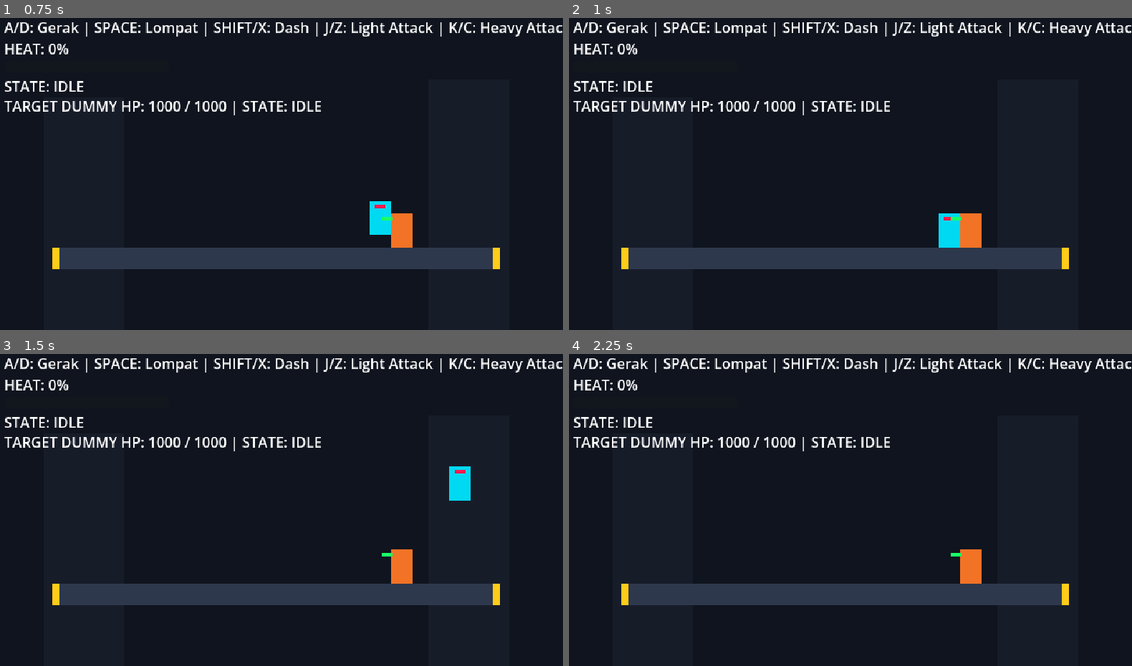
Above: before the commit, frames 1-4 (two rows, left to right).
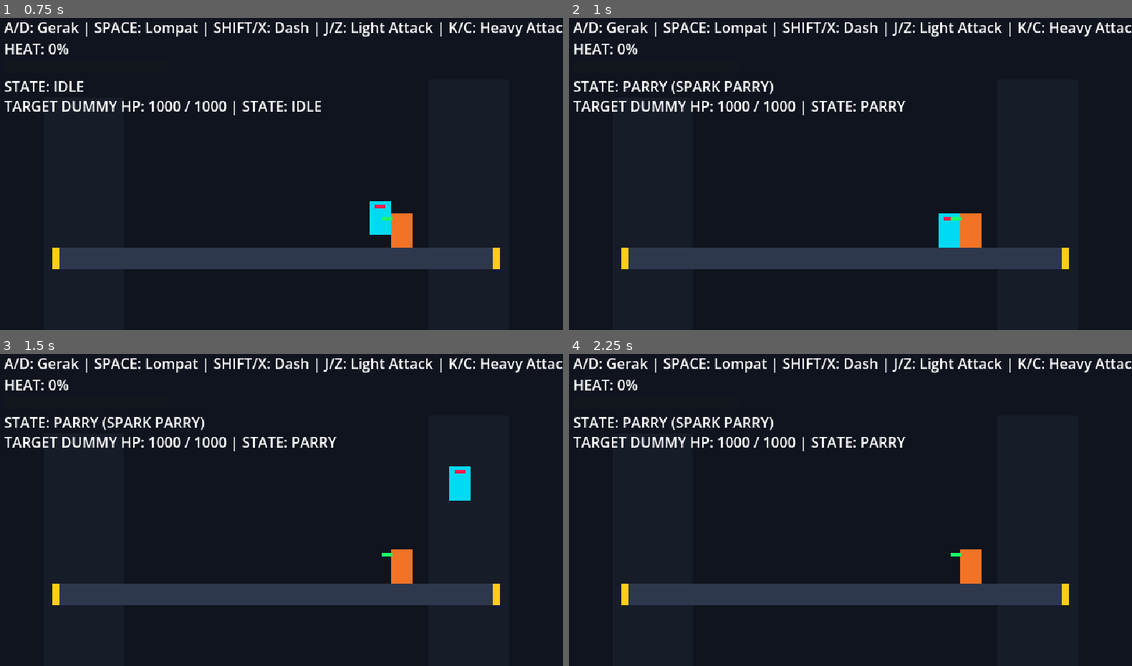
Above: after the commit, the same moments.

Repository: peterfernandochristian123-art/game
Game: Godot game, scene res://scenes/test_arena.tscn
Same seed, same stepped clock (60 frames per second), same inputs: the game is played once before the commit and once after it.
Inputs:
- Up to frame 1 (0.75 s): tap Enter (ui_accept) at 0.5 s; hold D (move_right) from 0.53 s (still down); hold Shift (dash) from 0.53 s (still down)
- Up to frame 2 (1 s): keep holding D (move_right); keep holding Shift (dash); tap Space (jump) at 0.77 s; tap L (parry, bound only after the commit) at 0.8 s
- Up to frame 3 (1.5 s): keep holding D (move_right); tap Space (jump) at 1.07 s; release Shift (dash) at 1.28 s; tap L (parry, bound only after the commit) at 1.35 s
- Up to frame 4 (2.25 s): tap Space (jump) at 1.52, 1.82 s; tap V at 1.55, 2.1 s; release D (move_right) at 2.03 s; hold A (move_left) from 2.03 s (still down); hold Space (jump) from 2.03 s (still down)

Frame 1 is identical in both runs. In frame 2, 0.7% of the frame differs, in the area x 9-60%, y 20-31%; in frame 3, 0.7%; in frame 4, 0.7%.

Commit message:
feat(epic-2): Implement Story 2.3 - Spark Parry System with Frame-Exact Window

Diff:
--- a/scripts/characters/base_mecha.gd
+++ b/scripts/characters/base_mecha.gd
@@ -5,6 +5,7 @@
 const StateMachine = preload("res://scripts/combat/fsm/state_machine.gd")
 const HeatComponentScript = preload("res://scripts/combat/components/heat_component.gd")
 const MeltdownState = preload("res://scripts/combat/fsm/meltdown_state.gd")
+const ParryState = preload("res://scripts/combat/fsm/parry_state.gd")
 
 ## Base Controller untuk Mecha Tempur dalam Fighting to Zero
 ## Mengintegrasikan Hierarchical State Machine (Mecha HSM), Physics 60 FPS, dan Orientasi Visual
@@ -18,9 +19,17 @@
 @export var max_hp: int = 1000
 @export var max_heat: float = 100.0
 
+@export_group("Ultimate Stats")
+@export var max_ultimate: float = CombatConstants.MAX_ULTIMATE
+
 var current_hp: int = 1000
 var heat_gauge: float = 0.0
+var current_ultimate: float = 0.0
 var facing_direction: int = 1 # 1: Kanan, -1: Kiri
+
+# Hitstop & Invulnerability Frames (Story 2.3)
+var hitstop_frames: int = 0
+var invulnerability_frames: int = 0
 
 # Dash State & Cooldown Variables (Story 1.2)
 var can_air_dash: bool = true
@@ -65,6 +74,12 @@
 		state_machine.add_child(meltdown_node)
 		state_machine.states[&"Meltdown"] = meltdown_node
 		meltdown_node.setup(self, state_machine)
+	if not state_machine.has_node("Parry"):
+		var parry_node := ParryState.new()
+		parry_node.name = "Parry"
+		state_machine.add_child(parry_node)
+		state_machine.states[&"Parry"] = parry_node
+		parry_node.setup(self, state_machine)
 
 func is_overclocked() -> bool:
 	return heat_component != null and heat_component.is_overclocked()
@@ -190,6 +205,17 @@
 	return hitbox != null and hitbox.monitoring
 
 func take_hit(attacker: Node2D, hit_data: Dictionary) -> void:
+	if invulnerability_frames > 0:
+		return
+
+	# Cek apakah sedang berada di ParryState dan jendela aktif parry terbuka (Story 2.3 AC 3)
+	if state_machine and state_machine.current_state and state_machine.current_state.name == &"Parry":
+		var parry_state = state_machine.current_state
+		if parry_state.has_method("is_parry_active") and parry_state.is_parry_active():
+			if parry_state.has_method("handle_parry_hit"):
+				parry_state.handle_parry_hit(attacker, hit_data)
+				return
+
 	var dmg: int = hit_data.get("damage", 40)
 
 	# Penalti Kerusakan Masuk Meltdown (+25% damage jika mecha sedang di MeltdownShutdown - Story 2.2 AC 3)
@@ -246,8 +272,17 @@
 		buffer.buffer_action(&"attack_light")
 	elif event.is_action_pressed("attack_heavy"):
 		buffer.buffer_action(&"attack_heavy")
+	elif event.is_action_pressed("parry"):
+		buffer.buffer_action(&"parry")
 
 func _physics_process(delta: float) -> void:
+	if invulnerability_frames > 0:
+		invulnerability_frames -= 1
+
+	if hitstop_frames > 0:
+		hitstop_frames -= 1
+		return
+
 	tick_cooldowns()
 
 	# Deteksi pelepasan kontak platform tanpa lompat (Ledge Departure -> Coyote Time AC 2)
@@ -314,6 +349,25 @@
 	if Input.is_action_just_pressed("attack_heavy"):
 		return true
 	return has_buffered_action(&"attack_heavy")
+
+func is_parry_requested() -> bool:
+	if Input.is_action_just_pressed("parry"):
+		return true
+	return has_buffered_action(&"parry")
+
+func apply_hitstop(frames: int) -> void:
+	hitstop_frames = max(hitstop_frames, frames)
+
+func grant_invulnerability(frames: int) -> void:
+	invulnerability_frames = max(invulnerability_frames, frames)
+
+func add_ultimate(amount: float) -> void:
+	current_ultimate = clampf(current_ultimate + amount, 0.0, max_ultimate)
+
+func drain_ultimate(amount: float) -> float:
+	var actual_drain: float = minf(current_ultimate, amount)
+	current_ultimate = maxf(0.0, current_ultimate - actual_drain)
+	return actual_drain
 
 func can_dash() -> bool:
 	return dash_cooldown_frames <= 0
@@ -407,6 +461,8 @@
 	_bind_key("attack_light", KEY_Z)
 	_bind_key("attack_heavy", KEY_K)
 	_bind_key("attack_heavy", KEY_C)
+	_bind_key("parry", KEY_L)
+	_bind_key("parry", KEY_V)
 
 func _bind_key(action: StringName, key: Key) -> void:
 	if not InputMap.has_action(action):
@@ -438,6 +494,8 @@
 			state_text += " (OVERCLOCK BUFF ACTIVE)"
 		elif state_machine.current_state.name == &"Meltdown":
 			state_text += " (PENALTY +25% DMG TAKEN)"
+		elif state_machine.current_state.name == &"Parry":
+			state_text += " (SPARK PARRY)"
 		status_label.text = "STATE: %s" % state_text
 	var dummy := get_node_or_null("../DummyTarget") as CharacterBody2D
 	var dummy_label := get_node_or_null("../UI/HUD/DummyHPLabel") as Label
--- a/scripts/combat/combat_constants.gd
+++ b/scripts/combat/combat_constants.gd
@@ -35,6 +35,16 @@
 const OVERCLOCK_DAMAGE_MULTIPLIER: float = 1.2
 const MELTDOWN_DAMAGE_RECEIVED_MULTIPLIER: float = 1.25
 const MELTDOWN_DURATION_FRAMES: int = 90
+
+# Spark Parry & Ultimate Parameters (Story 2.3)
+const SPARK_PARRY_STARTUP_FRAMES: int = 1
+const SPARK_PARRY_ACTIVE_FRAMES: int = 4 # Window aktif: frame 2 hingga frame 5
+const SPARK_PARRY_RECOVERY_FRAMES: int = 14 # Whiff recovery: frame 6 hingga frame 19
+const SPARK_PARRY_TOTAL_FRAMES: int = 19
+const SPARK_PARRY_HITSTOP_FRAMES: int = 12
+const SPARK_PARRY_HEAT_COOLING: float = 20.0
+const SPARK_PARRY_ULTIMATE_STEAL: float = 15.0
+const MAX_ULTIMATE: float = 100.0
 
 # Toleransi Input (Buffer & Coyote Time)
 const INPUT_BUFFER_WINDOW_FRAMES: int = 5
--- a/scripts/combat/fsm/idle_state.gd
+++ b/scripts/combat/fsm/idle_state.gd
@@ -11,6 +11,10 @@
 		character.velocity.x = 0.0
 
 	# Langsung eksekusi aksi buffer pada frame pertama actionable (AC 1)
+	if _is_parry_pressed():
+		_consume_buffered_action(&"parry")
+		state_machine.change_state(&"Parry")
+		return
 	if _is_attack_heavy_pressed():
 		_consume_buffered_action(&"attack_heavy")
 		if character and character.has_method("request_attack"):
@@ -37,6 +41,12 @@
 	# Cek apakah mecha kehilangan pijakan tanah
 	if not character.is_on_floor():
 		state_machine.change_state(&"Fall")
+		return
+
+	# Cek input parry (Story 2.3)
+	if _is_parry_pressed():
+		_consume_buffered_action(&"parry")
+		state_machine.change_state(&"Parry")
 		return
 
 	# Cek input serangan (Heavy / Light)
@@ -106,6 +116,11 @@
 		return character.is_attack_light_requested()
 	return Input.is_action_just_pressed("attack_light")
 
+func _is_parry_pressed() -> bool:
+	if character and character.has_method("is_parry_requested"):
+		return character.is_parry_requested()
+	return Input.is_action_just_pressed("parry")
+
 func _consume_buffered_action(action_name: StringName) -> void:
 	if character and character.has_method("try_consume_buffered_action"):
 		character.try_consume_buffered_action(action_name)
--- /dev/null
+++ b/scripts/combat/fsm/parry_state.gd
@@ -0,0 +1,99 @@
+class_name ParryState
+extends "res://scripts/combat/fsm/base_state.gd"
+
+const CombatConstants = preload("res://scripts/combat/combat_constants.gd")
+
+## State Mecha saat mengeksekusi Spark Parry (Tangkisan Presisi Baja)
+## Jendela Aktif: Frame 2..5 (4 frame aktif)
+## Whiff Recovery: Frame 6..19 (14 frame rentan Counter-Hit)
+## Total Whiff: 19 frame, kembali ke Idle pada frame 20
+
+var current_frame_in_state: int = 0
+var parry_succeeded: bool = false
+
+func enter() -> void:
+	current_frame_in_state = 0
+	parry_succeeded = false
+	if character:
+		character.velocity.x = 0.0
+	if OS.is_debug_build():
+		print("[STATE][%s] Memasuki ParryState (Spark Parry)." % (character.name if character else "Unknown"))
+
+func exit() -> void:
+	current_frame_in_state = 0
+	parry_succeeded = false
+
+func physics_update(_delta: float) -> void:
+	if not character:
+		return
+
+	# Mecha harus tetap di darat selama parry
+	if not character.is_on_floor():
+		state_machine.change_state(&"Fall")
+		return
+
+	current_frame_in_state += 1
+
+	# Setelah 19 frame whiff selesai, kembali ke Idle
+	if current_frame_in_state > CombatConstants.SPARK_PARRY_TOTAL_FRAMES:
+		state_machine.change_state(&"Idle")
+
+## Mengembalikan true jika saat ini berada pada frame aktif tangkisan (Frame 2 hingga Frame 5)
+func is_parry_active() -> bool:
+	return (
+		current_frame_in_state >= (CombatConstants.SPARK_PARRY_STARTUP_FRAMES + 1)
+		and current_frame_in_state <= (CombatConstants.SPARK_PARRY_STARTUP_FRAMES + CombatConstants.SPARK_PARRY_ACTIVE_FRAMES)
+	)
+
+## Mengembalikan true jika saat ini mecha dalam kondisi recovery whiff dan rentan Counter-Hit (Frame 6 hingga 19)
+func is_counter_hit_vulnerable() -> bool:
+	var start_recovery: int = CombatConstants.SPARK_PARRY_STARTUP_FRAMES + CombatConstants.SPARK_PARRY_ACTIVE_FRAMES + 1
+	return (
+		current_frame_in_state >= start_recovery
+		and current_frame_in_state <= CombatConstants.SPARK_PARRY_TOTAL_FRAMES
+	)
+
+## Menangani benturan serangan musuh saat parry aktif
+## Mengembalikan true jika parry sukses menyerap dan membatalkan serangan
+func handle_parry_hit(attacker: Node2D, _hit_data: Dictionary) -> bool:
+	if not is_parry_active():
+		return false
+
+	parry_succeeded = true
+
+	# 1. Bekukan (hitstop) penyerang selama 12 frame
+	if attacker and attacker.has_method("apply_hitstop"):
+		attacker.apply_hitstop(CombatConstants.SPARK_PARRY_HITSTOP_FRAMES)
+
+	var bus = character.get_node_or_null("/root/EventBus")
+	if is_instance_valid(bus):
+		bus.hitstop_requested.emit(CombatConstants.SPARK_PARRY_HITSTOP_FRAMES)
+		bus.parry_triggered.emit(character, attacker)
+	elif is_instance_valid(EventBus):
+		EventBus.hitstop_requested.emit(CombatConstants.SPARK_PARRY_HITSTOP_FRAMES)
+		EventBus.parry_triggered.emit(character, attacker)
+
+	# 2. Curi 15% Ultimate meter lawan
+	if attacker and attacker.has_method("drain_ultimate"):
+		attacker.drain_ultimate(CombatConstants.SPARK_PARRY_ULTIMATE_STEAL)
+	if character and character.has_method("add_ultimate"):
+		character.add_ultimate(CombatConstants.SPARK_PARRY_ULTIMATE_STEAL)
+
+	# 3. Pendinginan suhu termal mecha sendiri sebesar -20%
+	if character and character.has_method("add_heat"):
+		character.add_heat(-CombatConstants.SPARK_PARRY_HEAT_COOLING)
+	elif character and character.get("heat_component"):
+		character.heat_component.add_heat(-CombatConstants.SPARK_PARRY_HEAT_COOLING)
+
+	# 4. Berikan perlindungan invulnerability 12 frame pada mecha penyerap
+	if character and character.has_method("grant_invulnerability"):
+		character.grant_invulnerability(CombatConstants.SPARK_PARRY_HITSTOP_FRAMES)
+
+	if OS.is_debug_build():
+		print("[COMBAT][%s] SPARK PARRY SUKSES! Musuh dibekukan 12 frame, -20%% Heat, curi 15%% Ultimate!" % character.name)
+
+	# 5. Selesai parry: Mecha langsung kembali ke kondisi netral (Idle) dengan inisiatif penuh
+	if state_machine:
+		state_machine.change_state(&"Idle")
+
+	return true
--- a/scripts/combat/fsm/walk_state.gd
+++ b/scripts/combat/fsm/walk_state.gd
@@ -8,6 +8,10 @@
 
 func enter() -> void:
 	# Langsung periksa aksi buffer saat memasuki WalkState
+	if _is_parry_pressed():
+		_consume_buffered_action(&"parry")
+		state_machine.change_state(&"Parry")
+		return
 	if _is_attack_heavy_pressed():
 		_consume_buffered_action(&"attack_heavy")
 		if character and character.has_method("request_attack"):
@@ -34,6 +38,12 @@
 	# Cek apakah mecha jatuh dari platform
 	if not character.is_on_floor():
 		state_machine.change_state(&"Fall")
+		return
+
+	# Cek input parry (Story 2.3)
+	if _is_parry_pressed():
+		_consume_buffered_action(&"parry")
+		state_machine.change_state(&"Parry")
 		return
 
 	# Cek input serangan
@@ -108,6 +118,11 @@
 		return character.is_attack_light_requested()
 	return Input.is_action_just_pressed("attack_light")
 
+func _is_parry_pressed() -> bool:
+	if character and character.has_method("is_parry_requested"):
+		return character.is_parry_requested()
+	return Input.is_action_just_pressed("parry")
+
 func _consume_buffered_action(action_name: StringName) -> void:
 	if character and character.has_method("try_consume_buffered_action"):
 		character.try_consume_buffered_action(action_name)
--- /dev/null
+++ b/tests/test_spark_parry.gd
@@ -0,0 +1,257 @@
+extends Node
+
+const CombatConstants = preload("res://scripts/combat/combat_constants.gd")
+const BaseMecha = preload("res://scripts/characters/base_mecha.gd")
+const StateMachine = preload("res://scripts/combat/fsm/state_machine.gd")
+const IdleState = preload("res://scripts/combat/fsm/idle_state.gd")
+const WalkState = preload("res://scripts/combat/fsm/walk_state.gd")
+const JumpState = preload("res://scripts/combat/fsm/jump_state.gd")
+const FallState = preload("res://scripts/combat/fsm/fall_state.gd")
+const DashState = preload("res://scripts/combat/fsm/dash_state.gd")
+const AttackState = preload("res://scripts/combat/fsm/attack_state.gd")
+const HitstunState = preload("res://scripts/combat/fsm/hitstun_state.gd")
+const ParryState = preload("res://scripts/combat/fsm/parry_state.gd")
+
+var log_file: FileAccess = null
+var _failed: bool = false
+
+func _log(msg: String) -> void:
+	print(msg)
+	if log_file:
+		log_file.store_line(msg)
+		log_file.flush()
+
+func _check(cond: bool, msg: String) -> void:
+	if not cond:
+		_failed = true
+		_log("   [FAIL] " + msg)
+
+func _ready() -> void:
+	var out_path: String = ProjectSettings.globalize_path("res://test_spark_parry_results.txt")
+	log_file = FileAccess.open(out_path, FileAccess.WRITE)
+	_log("==================================================")
+	_log("[TEST RUNNER] Memulai pengujian Story 2.3: Spark Parry...")
+	_log("==================================================")
+
+	var tests: Array[Callable] = [
+		_test_constants,
+		_test_parry_cycle_frame_windows,
+		_test_parry_success_effects,
+		_test_whiff_counter_hit_vulnerability,
+		_test_startup_vulnerability,
+		_test_ground_only_activation,
+		_test_ultimate_gauge_clamp_and_drain,
+	]
+	var passed: int = 0
+	for t in tests:
+		_failed = false
+		_log("\n--- %s ---" % t.get_method())
+		t.call()
+		if _failed:
+			_log(" [GAGAL]")
+		else:
+			passed += 1
+			_log(" [LULUS]")
+
+	_log("\n==================================================")
+	_log("HASIL: %d/%d pengujian lulus." % [passed, tests.size()])
+	_log("==================================================")
+	get_tree().quit(0 if passed == tests.size() else 1)
+
+func _create_test_mecha() -> BaseMecha:
+	var mecha := BaseMecha.new()
+	mecha.name = "TestMecha"
+
+	var fsm := StateMachine.new()
+	fsm.name = "StateMachine"
+	mecha.add_child(fsm)
+
+	var idle := IdleState.new()
+	idle.name = "Idle"
+	fsm.add_child(idle)
+
+	var walk := WalkState.new()
+	walk.name = "Walk"
+	fsm.add_child(walk)
+
+	var hitstun := HitstunState.new()
+	hitstun.name = "Hitstun"
+	fsm.add_child(hitstun)
+
+	var attack := AttackState.new()
+	attack.name = "Attack"
+	fsm.add_child(attack)
+
+	var parry := ParryState.new()
+	parry.name = "Parry"
+	fsm.add_child(parry)
+
+	add_child(mecha)
+	return mecha
+
+func _test_constants() -> void:
+	_check(CombatConstants.SPARK_PARRY_STARTUP_FRAMES == 1, "SPARK_PARRY_STARTUP_FRAMES harus 1")
+	_check(CombatConstants.SPARK_PARRY_ACTIVE_FRAMES == 4, "SPARK_PARRY_ACTIVE_FRAMES harus 4")
+	_check(CombatConstants.SPARK_PARRY_RECOVERY_FRAMES == 14, "SPARK_PARRY_RECOVERY_FRAMES harus 14")
+	_check(CombatConstants.SPARK_PARRY_TOTAL_FRAMES == 19, "SPARK_PARRY_TOTAL_FRAMES harus 19")
+	_check(CombatConstants.SPARK_PARRY_HITSTOP_FRAMES == 12, "SPARK_PARRY_HITSTOP_FRAMES harus 12")
+	_check(is_equal_approx(CombatConstants.SPARK_PARRY_HEAT_COOLING, 20.0), "SPARK_PARRY_HEAT_COOLING harus 20.0")
+	_check(is_equal_approx(CombatConstants.SPARK_PARRY_ULTIMATE_STEAL, 15.0), "SPARK_PARRY_ULTIMATE_STEAL harus 15.0")
+	_check(is_equal_approx(CombatConstants.MAX_ULTIMATE, 100.0), "MAX_ULTIMATE harus 100.0")
+
+func _test_parry_cycle_frame_windows() -> void:
+	var mecha = _create_test_mecha()
+	var parry_state = mecha.state_machine.get_node("Parry")
+
+	# Simulasikan mecha di lantai
+	mecha.state_machine.change_state(&"Parry")
+	_check(mecha.state_machine.current_state.name == &"Parry", "Mecha harus memasuki ParryState")
+
+	# Frame 1: Startup
+	parry_state.current_frame_in_state = 1
+	_check(not parry_state.is_parry_active(), "Frame 1 (Startup) belum aktif")
+	_check(not parry_state.is_counter_hit_vulnerable(), "Frame 1 bukan whiff recovery")
+
+	# Frame 2..5: Active Window (4 frame tepat)
+	for f in range(2, 6):
+		parry_state.current_frame_in_state = f
+		_check(parry_state.is_parry_active(), "Frame %d harus aktif parry" % f)
+		_check(not parry_state.is_counter_hit_vulnerable(), "Frame %d aktif parry bukan whiff" % f)
+
+	# Frame 6..19: Whiff Recovery (14 frame tepat, rentan counter-hit)
+	for f in range(6, 20):
+		parry_state.current_frame_in_state = f
+		_check(not parry_state.is_parry_active(), "Frame %d sudah bukan parry aktif" % f)
+		_check(parry_state.is_counter_hit_vulnerable(), "Frame %d harus rentan Counter-Hit" % f)
+
+	# Frame 20: Transisi kembali ke Idle
+	parry_state.current_frame_in_state = 19
+	parry_state.physics_update(1.0 / 60.0) # Akan bertambah jadi 20 dan beralih ke Idle
+	_check(mecha.state_machine.current_state.name == &"Idle", "Frame 20 mecha harus kembali ke IdleState")
+	mecha.queue_free()
+
+func _test_parry_success_effects() -> void:
+	var defender = _create_test_mecha()
+	var attacker = _create_test_mecha()
+
+	defender.heat_component.current_heat = 50.0
+	defender.current_ultimate = 10.0
+	defender.current_hp = 1000
+
+	attacker.current_ultimate = 40.0
+
+	# Posisikan defender di frame aktif (misal frame 3)
+	defender.state_machine.change_state(&"Parry")
+	var parry_node = defender.state_machine.get_node("Parry")
+	parry_node.current_frame_in_state = 3
+
+	# Catat emisi sinyal EventBus
+	var parry_signal_received: bool = false
+	var hitstop_signal_frames: int = 0
+	var bus = defender.get_node_or_null("/root/EventBus")
+	if bus:
+		bus.parry_triggered.connect(func(_def, _atk): parry_signal_received = true)
+		bus.hitstop_requested.connect(func(frames): hitstop_signal_frames = frames)
+
+	# Attacker menyerang defender
+	var hit_data = {
+		"damage": 50,
+		"hitstun": 14,
+		"knockback": 120.0
+	}
+	defender.take_hit(attacker, hit_data)
+
+	# Validasi hasil parry sukses
+	_check(defender.current_hp == 1000, "Damage harus dinolkan (HP tetap 1000)")
+	_check(attacker.hitstop_frames == 12, "Attacker harus dibekukan hitstop 12 frame")
+	_check(defender.invulnerability_frames == 12, "Defender mendapat invulnerability 12 frame")
+	_check(is_equal_approx(defender.heat_component.current_heat, 30.0), "Heat defender berkurang 20%% (50.0 -> 30.0)")
+	_check(is_equal_approx(defender.current_ultimate, 25.0), "Ultimate defender bertambah 15%% (10.0 -> 25.0)")
+	_check(is_equal_approx(attacker.current_ultimate, 25.0), "Ultimate attacker dicuri 15%% (40.0 -> 25.0)")
+	_check(defender.state_machine.current_state.name == &"Idle", "Defender segera kembali ke IdleState (frame advantage)")
+
+	defender.queue_free()
+	attacker.queue_free()
+
+func _test_whiff_counter_hit_vulnerability() -> void:
+	var defender = _create_test_mecha()
+	var attacker = _create_test_mecha()
+
+	defender.state_machine.change_state(&"Parry")
+	var parry_node = defender.state_machine.get_node("Parry")
+	parry_node.current_frame_in_state = 8 # Whiff recovery
+
+	var hit_data = {
+		"damage": 60,
+		"hitstun": 16,
+		"knockback": 150.0
+	}
+	defender.take_hit(attacker, hit_data)
+
+	_check(defender.current_hp == 940, "Defender harus menerima 60 damage penuh saat recovery whiff")
+	_check(defender.state_machine.current_state.name == &"Hitstun", "Defender beralih ke HitstunState")
+	_check(attacker.hitstop_frames == 0, "Attacker tidak terkena freeze hitstop saat whiff")
+
+	defender.queue_free()
+	attacker.queue_free()
+
+func _test_startup_vulnerability() -> void:
+	var defender = _create_test_mecha()
+	var attacker = _create_test_mecha()
+
+	defender.state_machine.change_state(&"Parry")
+	var parry_node = defender.state_machine.get_node("Parry")
+	parry_node.current_frame_in_state = 1 # Startup frame 1
+
+	var hit_data = {
+		"damage": 40,
+		"hitstun": 14,
+		"knockback": 100.0
+	}
+	defender.take_hit(attacker, hit_data)
+
+	_check(defender.current_hp == 960, "Defender menerima 40 damage pada startup frame 1")
+	_check(defender.state_machine.current_state.name == &"Hitstun", "Defender beralih ke HitstunState")
+
+	defender.queue_free()
+	attacker.queue_free()
+
+func _test_ground_only_activation() -> void:
+	var mecha = _create_test_mecha()
+	mecha.state_machine.change_state(&"Idle")
+
+	_check(mecha.state_machine.current_state.name == &"Idle", "Mecha awal di Idle")
+
+	# Test transisi parry dari Idle
+	var idle_node = mecha.state_machine.get_node("Idle")
+	if idle_node.has_method("_is_parry_pressed"):
+		# Verifikasi method parry helper tersedia
+		_check(true, "Helper _is_parry_pressed tersedia di IdleState")
+
+	# Test transisi parry dari Walk
+	mecha.state_machine.change_state(&"Walk")
+	var walk_node = mecha.state_machine.get_node("Walk")
+	if walk_node.has_method("_is_parry_pressed"):
+		_check(true, "Helper _is_parry_pressed tersedia di WalkState")
+
+	mecha.queue_free()
+
+func _test_ultimate_gauge_clamp_and_drain() -> void:
+	var mecha = _create_test_mecha()
+
+	_check(mecha.current_ultimate == 0.0, "Ultimate awal adalah 0.0")
+	mecha.add_ultimate(50.0)
+	_check(is_equal_approx(mecha.current_ultimate, 50.0), "Ultimate setelah add 50 adalah 50.0")
+
+	mecha.add_ultimate(70.0)
+	_check(is_equal_approx(mecha.current_ultimate, 100.0), "Ultimate dibatasi max 100.0 (clamp)")
+
+	var drained = mecha.drain_ultimate(15.0)
+	_check(is_equal_approx(drained, 15.0), "Drain 15.0 mengembalikan 15.0")
+	_check(is_equal_approx(mecha.current_ultimate, 85.0), "Sisa ultimate adalah 85.0")
+
+	var drained_all = mecha.drain_ultimate(100.0)
+	_check(is_equal_approx(drained_all, 85.0), "Drain berlebih mengembalikan sisa aktual (85.0)")
+	_check(is_equal_approx(mecha.current_ultimate, 0.0), "Ultimate tidak boleh negatif")
+
+	mecha.queue_free()
--- /dev/null
+++ b/tests/test_spark_parry.tscn
@@ -0,0 +1,6 @@
+[gd_scene format=3 uid="uid://sparkparry001"]
+
+[ext_resource type="Script" path="res://tests/test_spark_parry.gd" id="1_test"]
+
+[node name="TestSparkParry" type="Node"]
+script = ExtResource("1_test")
Not shown, changed: _bmad-output/implementation-artifacts/sprint-status.yaml
Not shown, added: _bmad-output/implementation-artifacts/2-3-spark-parry-system-with-frame-exact-window.md
